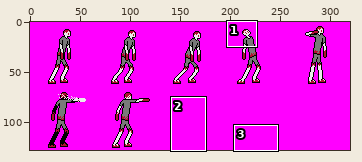
Sprite sheet, stored at graphics/spritesheets/ghoul.png. Above: a wide view before the commit, with the close-up outlined.
Close-up. Before:
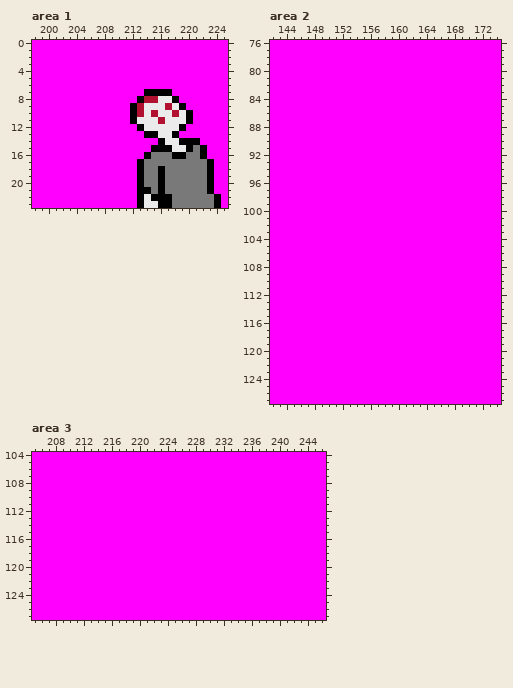
The file is 320x128 pixels. Shown: area 1: x 198..225, y 0..23; area 2: x 142..174, y 76..127; area 3: x 205..246, y 104..127.
Once edited:
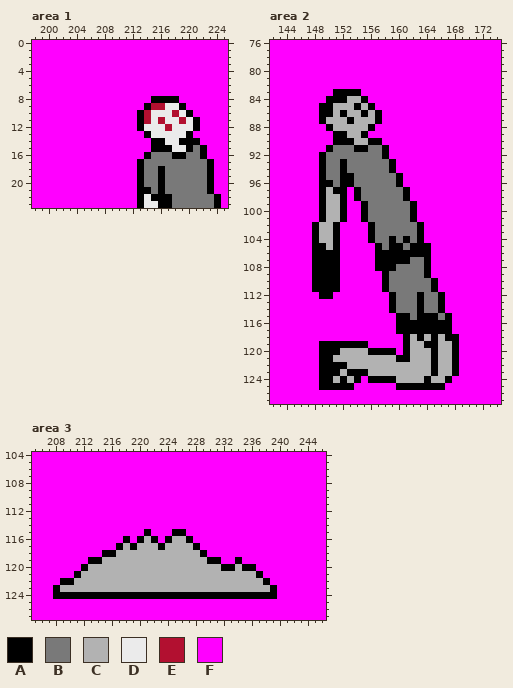
Palette (. is transparent): A #000000  B #797979  C #b2b2b2  D #ebebeb  E #b21030  F #ff00ff
Changes in this commit:
--- area 1
@@ x 210..223 @@
  6 FFFFFFFFFFFFFF
- 7 FFFFAAAAFFFFFF
- 8 FFFAEEDDAFFFFF
- 9 FFAEDDDEDAFFFF
-10 FFAEDEDDEDAFFF
-11 FFADDDEDDDAFFF
-12 FFFADDDDDAFFFF
-13 FFFFAADDAFFFFF
-14 FFFFFFADDAAAFF
+ 7 FFFFFFFFFFFFFF
+ 8 FFFFFAAAAFFFFF
+ 9 FFFFAEEDDAFFFF
+10 FFFAEDDDEDAFFF
+11 FFFAEDEDDEDAFF
+12 FFFADDDEDDDAFF
+13 FFFFADDDDDAFFF
+14 FFFFFAADDAAAFF
 15 FFFFFAAADDABAF
--- area 2
@@ x 142..174 @@
  82 FFFFFFFFFFFFFFFFFFFFFFFFFFFFFFFFF
- 83 FFFFFFFFFFFFFFFFFFFFFFFFFFFFFFFFF
- 84 FFFFFFFFFFFFFFFFFFFFFFFFFFFFFFFFF
- 85 FFFFFFFFFFFFFFFFFFFFFFFFFFFFFFFFF
- 86 FFFFFFFFFFFFFFFFFFFFFFFFFFFFFFFFF
- 87 FFFFFFFFFFFFFFFFFFFFFFFFFFFFFFFFF
- 88 FFFFFFFFFFFFFFFFFFFFFFFFFFFFFFFFF
- 89 FFFFFFFFFFFFFFFFFFFFFFFFFFFFFFFFF
- 90 FFFFFFFFFFFFFFFFFFFFFFFFFFFFFFFFF
- 91 FFFFFFFFFFFFFFFFFFFFFFFFFFFFFFFFF
- 92 FFFFFFFFFFFFFFFFFFFFFFFFFFFFFFFFF
- 93 FFFFFFFFFFFFFFFFFFFFFFFFFFFFFFFFF
- 94 FFFFFFFFFFFFFFFFFFFFFFFFFFFFFFFFF
- 95 FFFFFFFFFFFFFFFFFFFFFFFFFFFFFFFFF
- 96 FFFFFFFFFFFFFFFFFFFFFFFFFFFFFFFFF
- 97 FFFFFFFFFFFFFFFFFFFFFFFFFFFFFFFFF
- 98 FFFFFFFFFFFFFFFFFFFFFFFFFFFFFFFFF
- 99 FFFFFFFFFFFFFFFFFFFFFFFFFFFFFFFFF
-100 FFFFFFFFFFFFFFFFFFFFFFFFFFFFFFFFF
-101 FFFFFFFFFFFFFFFFFFFFFFFFFFFFFFFFF
-102 FFFFFFFFFFFFFFFFFFFFFFFFFFFFFFFFF
-103 FFFFFFFFFFFFFFFFFFFFFFFFFFFFFFFFF
-104 FFFFFFFFFFFFFFFFFFFFFFFFFFFFFFFFF
-105 FFFFFFFFFFFFFFFFFFFFFFFFFFFFFFFFF
-106 FFFFFFFFFFFFFFFFFFFFFFFFFFFFFFFFF
-107 FFFFFFFFFFFFFFFFFFFFFFFFFFFFFFFFF
-108 FFFFFFFFFFFFFFFFFFFFFFFFFFFFFFFFF
-109 FFFFFFFFFFFFFFFFFFFFFFFFFFFFFFFFF
-110 FFFFFFFFFFFFFFFFFFFFFFFFFFFFFFFFF
-111 FFFFFFFFFFFFFFFFFFFFFFFFFFFFFFFFF
-112 FFFFFFFFFFFFFFFFFFFFFFFFFFFFFFFFF
-113 FFFFFFFFFFFFFFFFFFFFFFFFFFFFFFFFF
-114 FFFFFFFFFFFFFFFFFFFFFFFFFFFFFFFFF
-115 FFFFFFFFFFFFFFFFFFFFFFFFFFFFFFFFF
-116 FFFFFFFFFFFFFFFFFFFFFFFFFFFFFFFFF
-117 FFFFFFFFFFFFFFFFFFFFFFFFFFFFFFFFF
-118 FFFFFFFFFFFFFFFFFFFFFFFFFFFFFFFFF
-119 FFFFFFFFFFFFFFFFFFFFFFFFFFFFFFFFF
-120 FFFFFFFFFFFFFFFFFFFFFFFFFFFFFFFFF
-121 FFFFFFFFFFFFFFFFFFFFFFFFFFFFFFFFF
-122 FFFFFFFFFFFFFFFFFFFFFFFFFFFFFFFFF
-123 FFFFFFFFFFFFFFFFFFFFFFFFFFFFFFFFF
-124 FFFFFFFFFFFFFFFFFFFFFFFFFFFFFFFFF
-125 FFFFFFFFFFFFFFFFFFFFFFFFFFFFFFFFF
+ 83 FFFFFFFFFAAAAFFFFFFFFFFFFFFFFFFFF
+ 84 FFFFFFFFAAACCAFFFFFFFFFFFFFFFFFFF
+ 85 FFFFFFFAACCCACAFFFFFFFFFFFFFFFFFF
+ 86 FFFFFFFAACACCACAFFFFFFFFFFFFFFFFF
+ 87 FFFFFFFACCCACCCAFFFFFFFFFFFFFFFFF
+ 88 FFFFFFFFACCCCCAFFFFFFFFFFFFFFFFFF
+ 89 FFFFFFFFFAACCAFFFFFFFFFFFFFFFFFFF
+ 90 FFFFFFFFFAAACCAAFFFFFFFFFFFFFFFFF
+ 91 FFFFFFFFABBBAABBAFFFFFFFFFFFFFFFF
+ 92 FFFFFFFABBBBBBBBAFFFFFFFFFFFFFFFF
+ 93 FFFFFFFABBABBBBBBAFFFFFFFFFFFFFFF
+ 94 FFFFFFFABBABBBBBBAFFFFFFFFFFFFFFF
+ 95 FFFFFFFABBAABBBBBBAFFFFFFFFFFFFFF
+ 96 FFFFFFFAABAABBBBBBAFFFFFFFFFFFFFF
+ 97 FFFFFFFACAAFABBBBBBAFFFFFFFFFFFFF
+ 98 FFFFFFFACCAFABBBBBBAFFFFFFFFFFFFF
+ 99 FFFFFFFACCAFFABBBBBBAFFFFFFFFFFFF
+100 FFFFFFFACCAFFABBBBBBAFFFFFFFFFFFF
+101 FFFFFFFACCAFFABBBBBBAFFFFFFFFFFFF
+102 FFFFFFACCAFFFFABBBBBBAFFFFFFFFFFF
+103 FFFFFFACCAFFFFABBBBBBAFFFFFFFFFFF
+104 FFFFFFACCAFFFFABBABABAFFFFFFFFFFF
+105 FFFFFFAACAFFFFFABAABAAAFFFFFFFFFF
+106 FFFFFFAAAAFFFFFAAAAAAAAFFFFFFFFFF
+107 FFFFFFAAAAFFFFFAAAAABBAFFFFFFFFFF
+108 FFFFFFAAAAFFFFFAAABBBBAFFFFFFFFFF
+109 FFFFFFAAAAFFFFFFABBBBBAFFFFFFFFFF
+110 FFFFFFAAAAFFFFFFABBBBBBAFFFFFFFFF
+111 FFFFFFAAAAFFFFFFABBBBBBAFFFFFFFFF
+112 FFFFFFFAAFFFFFFFFABBBABBAFFFFFFFF
+113 FFFFFFFFFFFFFFFFFABBBABBAFFFFFFFF
+114 FFFFFFFFFFFFFFFFFABBBABBAFFFFFFFF
+115 FFFFFFFFFFFFFFFFFFAABAAABAFFFFFFF
+116 FFFFFFFFFFFFFFFFFFAAAAAAAAFFFFFFF
+117 FFFFFFFFFFFFFFFFFFAAAAAAAAFFFFFFF
+118 FFFFFFFFFFFFFFFFFFFACACACAAFFFFFF
+119 FFFFFFFAAAAAAAFFFFFACCAACCAFFFFFF
+120 FFFFFFFAAACCCCAAAAFACCCACCAFFFFFF
+121 FFFFFFFAACCCCCCCCCAACCCACCAFFFFFF
+122 FFFFFFFAAAACCCCCCCCCCCCACCAFFFFFF
+123 FFFFFFFAAACAAACCCCCCCCCACCAFFFFFF
+124 FFFFFFFAACACAFAAAACCCCACCAFFFFFFF
+125 FFFFFFFAAAAAFFFFFFAAAAAAAFFFFFFFF
 126 FFFFFFFFFFFFFFFFFFFFFFFFFFFFFFFFF
--- area 3
@@ x 205..246 @@
 114 FFFFFFFFFFFFFFFFFFFFFFFFFFFFFFFFFFFFFFFFFF
-115 FFFFFFFFFFFFFFFFFFFFFFFFFFFFFFFFFFFFFFFFFF
-116 FFFFFFFFFFFFFFFFFFFFFFFFFFFFFFFFFFFFFFFFFF
-117 FFFFFFFFFFFFFFFFFFFFFFFFFFFFFFFFFFFFFFFFFF
-118 FFFFFFFFFFFFFFFFFFFFFFFFFFFFFFFFFFFFFFFFFF
-119 FFFFFFFFFFFFFFFFFFFFFFFFFFFFFFFFFFFFFFFFFF
-120 FFFFFFFFFFFFFFFFFFFFFFFFFFFFFFFFFFFFFFFFFF
-121 FFFFFFFFFFFFFFFFFFFFFFFFFFFFFFFFFFFFFFFFFF
-122 FFFFFFFFFFFFFFFFFFFFFFFFFFFFFFFFFFFFFFFFFF
-123 FFFFFFFFFFFFFFFFFFFFFFFFFFFFFFFFFFFFFFFFFF
-124 FFFFFFFFFFFFFFFFFFFFFFFFFFFFFFFFFFFFFFFFFF
+115 FFFFFFFFFFFFFFFFAFFFAAFFFFFFFFFFFFFFFFFFFF
+116 FFFFFFFFFFFFFAFACAFACCAFFFFFFFFFFFFFFFFFFF
+117 FFFFFFFFFFFFACACCCACCCCAFFFFFFFFFFFFFFFFFF
+118 FFFFFFFFFFAACCCCCCCCCCCCAFFFFFFFFFFFFFFFFF
+119 FFFFFFFFAACCCCCCCCCCCCCCCAAFFAFFFFFFFFFFFF
+120 FFFFFFFACCCCCCCCCCCCCCCCCCCAACAAFFFFFFFFFF
+121 FFFFFFACCCCCCCCCCCCCCCCCCCCCCCCCAFFFFFFFFF
+122 FFFFAACCCCCCCCCCCCCCCCCCCCCCCCCCCAFFFFFFFF
+123 FFFACCCCCCCCCCCCCCCCCCCCCCCCCCCCCCAFFFFFFF
+124 FFFAAAAAAAAAAAAAAAAAAAAAAAAAAAAAAAAFFFFFFF
 125 FFFFFFFFFFFFFFFFFFFFFFFFFFFFFFFFFFFFFFFFFF
Changed places in both close-ups, as pixel boxes (x1, y1, x2, y2):
changed: (130, 89, 200, 145)
changed: (312, 89, 459, 390)
changed: (53, 529, 277, 599)
